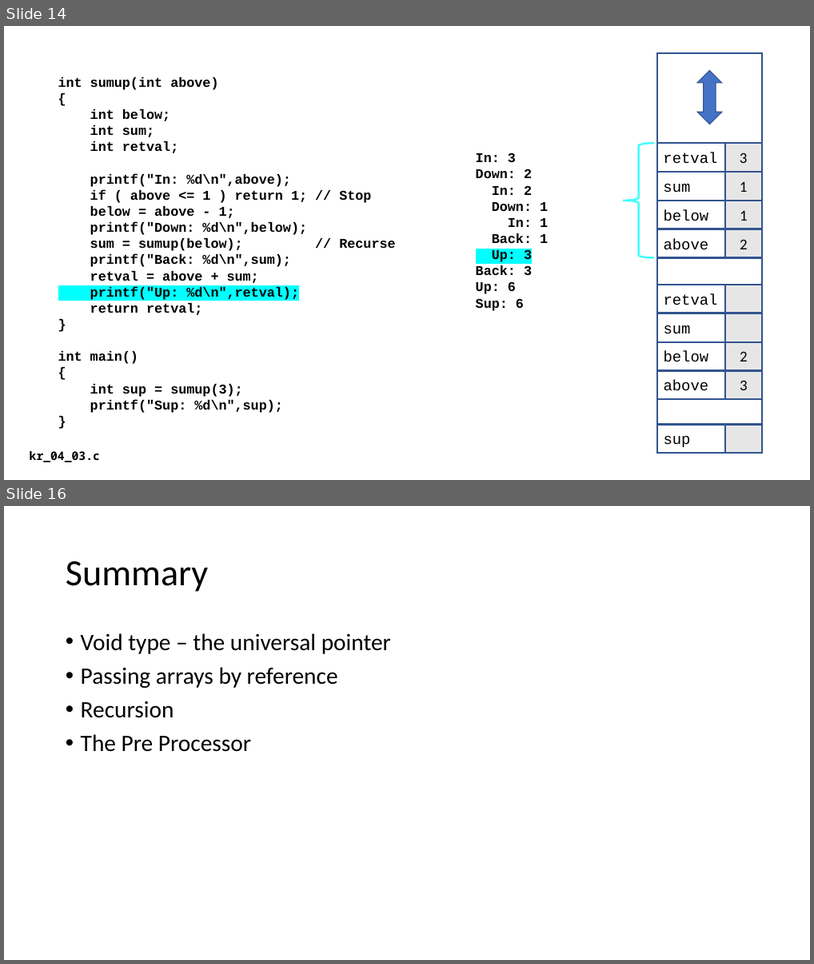
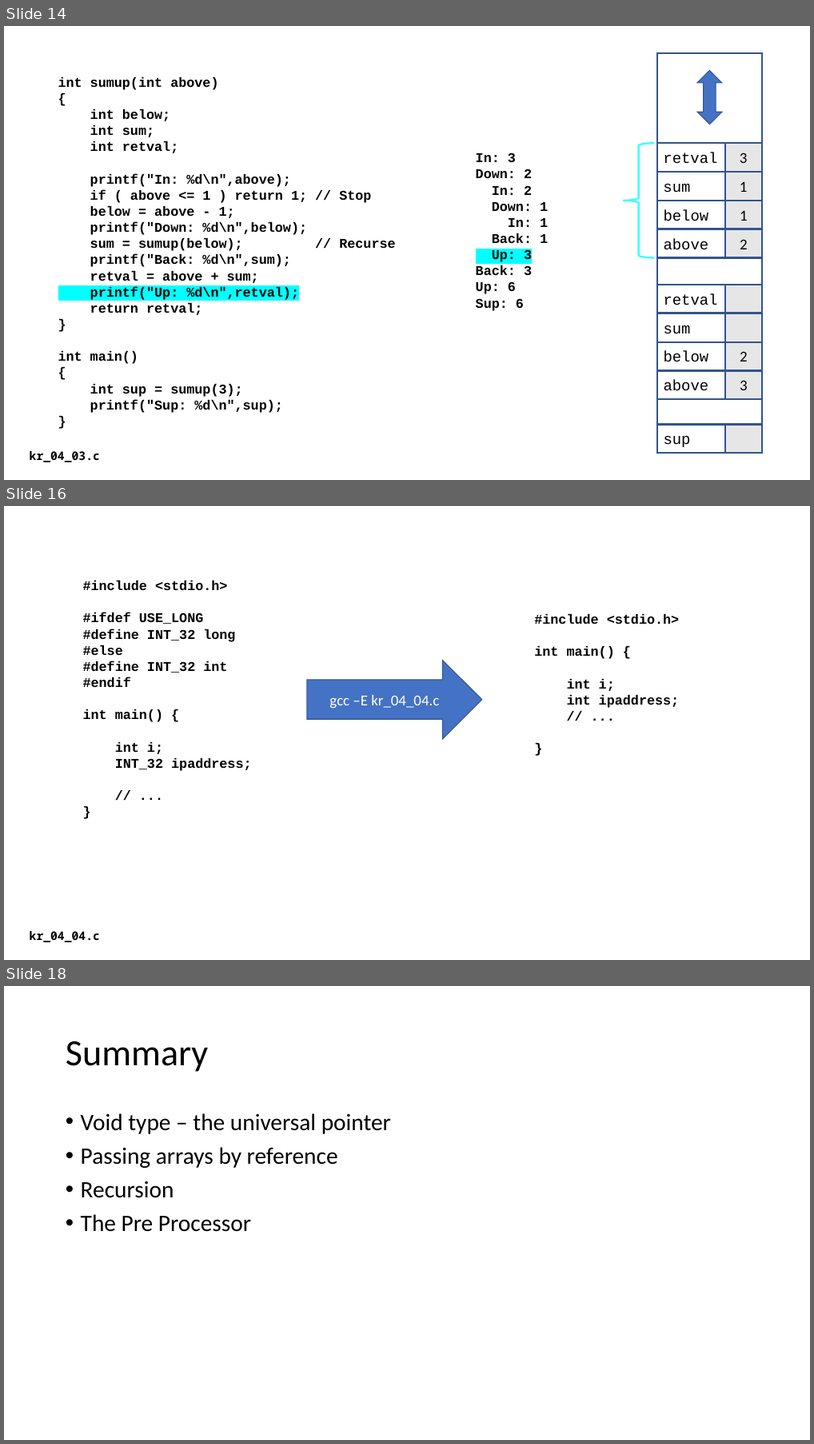
Before and after one commit to csev/cc4e, a slide deck: lectures/KR-4.pptx. Shown one above the other, each under a label of ours: slides 14 and 16 before the commit, slides 14, 16 and 18 after it; the slides between them are not shown. The pictures are 814x964 and 814x1444 pixels, drawn with LibreOffice and Linux fonts; fonts in the diff are those of the drawing. Boxes give left, top, right and bottom in pixels: in the first picture for what was removed or moved away, otherwise in the second. Text is boxed around its words. In the diff, an @@ line names an element or a change of style, - is before the commit and + after.

```diff
--- a/lectures/KR-4.pptx
+++ b/lectures/KR-4.pptx
@@ slide 16 added at (4, 506, 810, 960), background #FFFFFF @@
@@ text added at (83, 580, 252, 771), 16 pt, text #000000, bold @@
+#include <stdio.h>
+#ifdef USE_LONG
+#define INT_32 long
+#else
+#define INT_32 int
+#endif
+int main() {
+int i;
+INT_32 ipaddress;
+// ...
+}
@@ text added at (534, 614, 680, 708), 16 pt, text #000000, bold @@
+#include <stdio.h>
+int main() {
+int i;
+int ipaddress;
+// ...
+}
@@ right arrow added at (307, 660, 482, 738), fill #4472C4, outline #325491 1 pt, 18 pt, text #FFFFFF @@
+gcc –E kr_04_04.c
@@ text added at (30, 930, 100, 942), 14 pt, text #000000, bold @@
+kr_04_04.c
@@ what was slide 16 is now slide 18 @@
```
Also in this commit, not shown: 1 slide changed, 1 other slide added, 1 other file.
